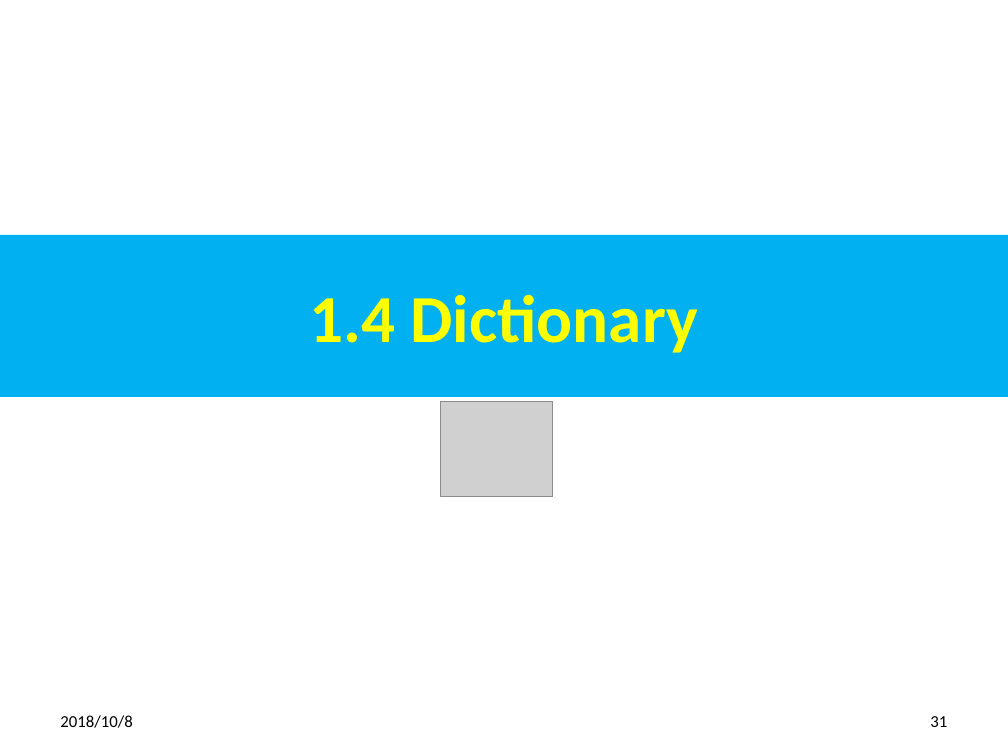
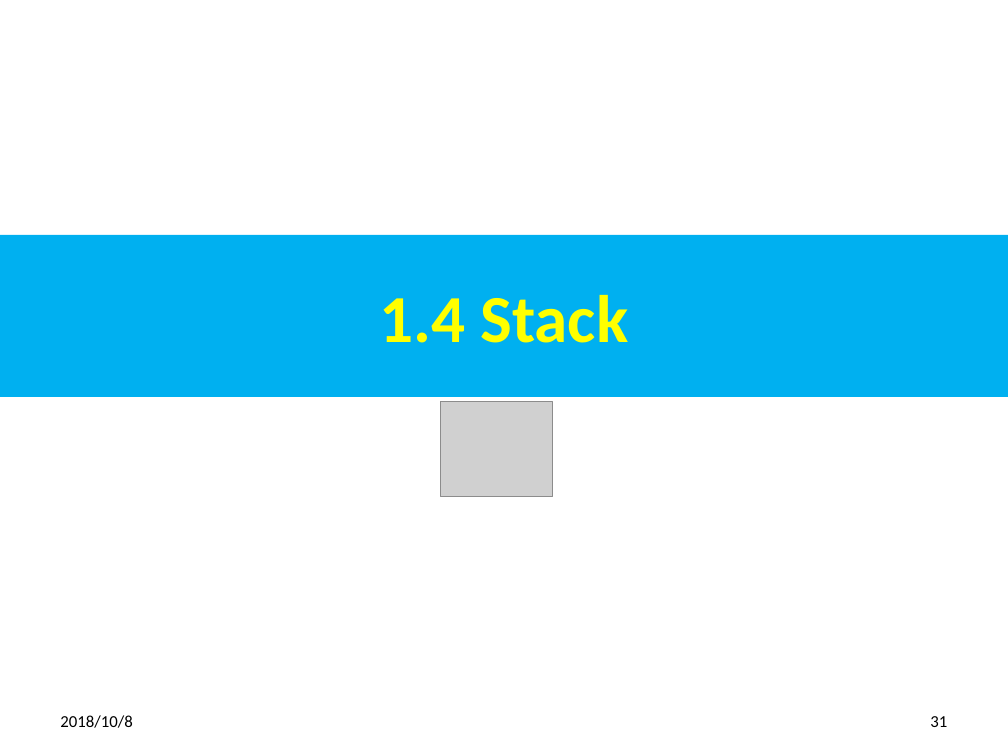
Before and after one commit to peterhchen/java-adv, a slide deck: slide 31 of 15_Ch01_DataStruct.pptx. Drawn at 1008x756 pixels with LibreOffice and Linux fonts; fonts in the diff are those of the drawing; grey boxes stand for pictures. Boxes give left, top, right and bottom in pixels: in the first picture for what was removed or moved away, otherwise in the second. Text is boxed around its words. In the diff, an @@ line names an element or a change of style, - is before the commit and + after.

```diff
--- a/15_Ch01_DataStruct.pptx
+++ b/15_Ch01_DataStruct.pptx
@@ title at bbox=[379, 295, 629, 343]: text changed @@
-1.4 Dictionary
+1.4 Stack
```
Also in this commit, not shown: 23 other slides changed, 4 slides added, 2 other files.
